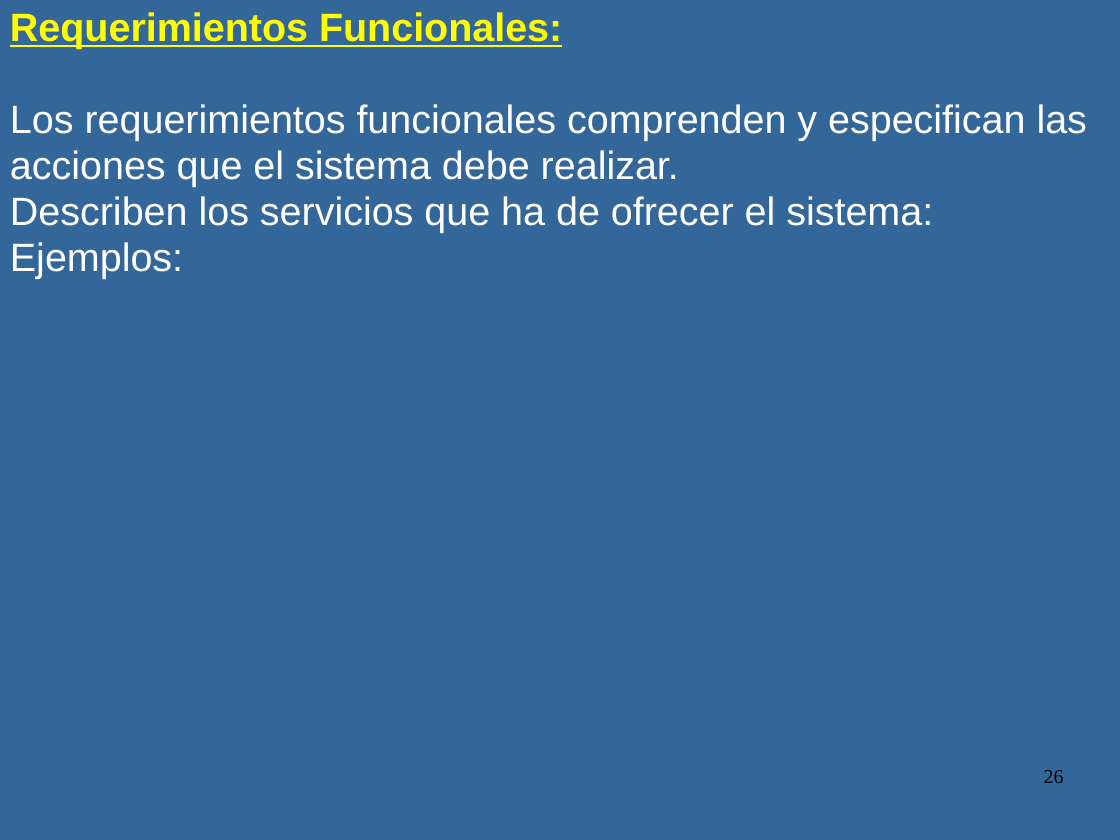
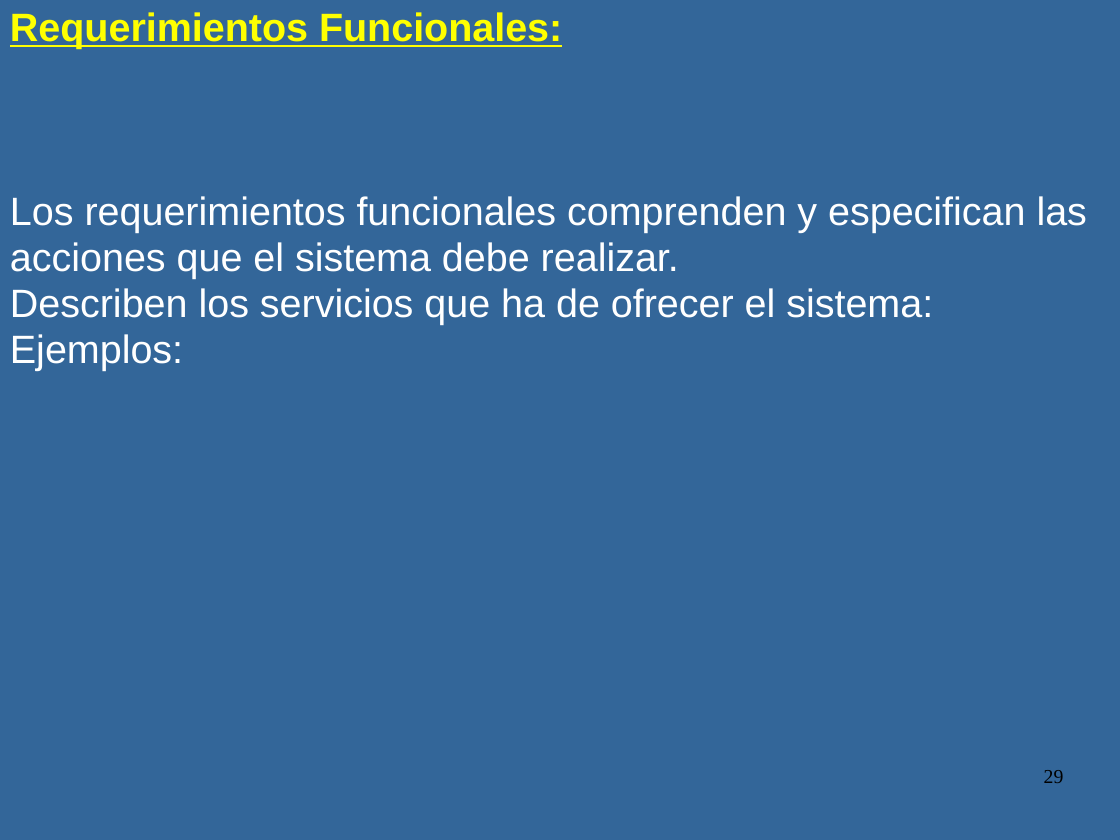
Before and after one commit to luismagarinos/Material-de-estudio-2023---MOO, a slide deck: slide 29 of Metodologia de Sistemas 2023.ppt (slide 26 before the commit). Drawn at 1120x840 pixels with LibreOffice and Linux fonts; fonts in the diff are those of the drawing. Boxes give left, top, right and bottom in pixels: in the first picture for what was removed or moved away, otherwise in the second. Text is boxed around its words. In the diff, an @@ line names an element or a change of style, - is before the commit and + after.

```diff
--- a/Metodologia de Sistemas 2023.ppt
+++ b/Metodologia de Sistemas 2023.ppt
@@ text "Requerimientos Funcionales:" rewrapped from [10, 12, 1087, 279] to [10, 12, 1087, 371] @@
@@ page number at [1044, 770, 1064, 783]: text changed @@
-26
+29
```
Also in this commit, not shown: 11 other slides changed, 4 slides added, 1 slide removed.
